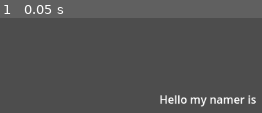
Above: before the commit, frame 1.
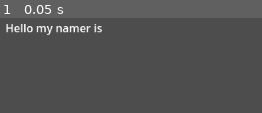
Above: after the commit, the same moment.

Repository: Amity-Game-Dev-Club/Ascent-into-Madness
Game: Godot game, scene res://Scenes/Jay's scene DO NOT TOUCH.tscn
The game is run twice, just before and just after one commit, with the same random seed, the same clock (stepped at 60 frames per second) and the same inputs. This scene is started directly instead of the project's main scene.
Inputs:
- Up to frame 1 (0.05 s): no input

The runs differ from the first frame. In frame 1, 3.4% of the frame differs, in the area x 2-98%, y 6-94%.

Commit message:
Test (moved text box)

Diff:
--- a/Scenes/Jay's scene DO NOT TOUCH.tscn
+++ b/Scenes/Jay's scene DO NOT TOUCH.tscn
@@ -3,10 +3,10 @@
 [node name="Canvas 3" type="Node2D"]
 
 [node name="Label" type="Label" parent="."]
-offset_left = 351.0
-offset_top = 224.0
-offset_right = 632.0
-offset_bottom = 359.0
+offset_left = 129.0
+offset_top = 121.0
+offset_right = 410.0
+offset_bottom = 256.0
 text = "Hello my namer is"
 
 [node name="TileMap" type="TileMap" parent="."]
